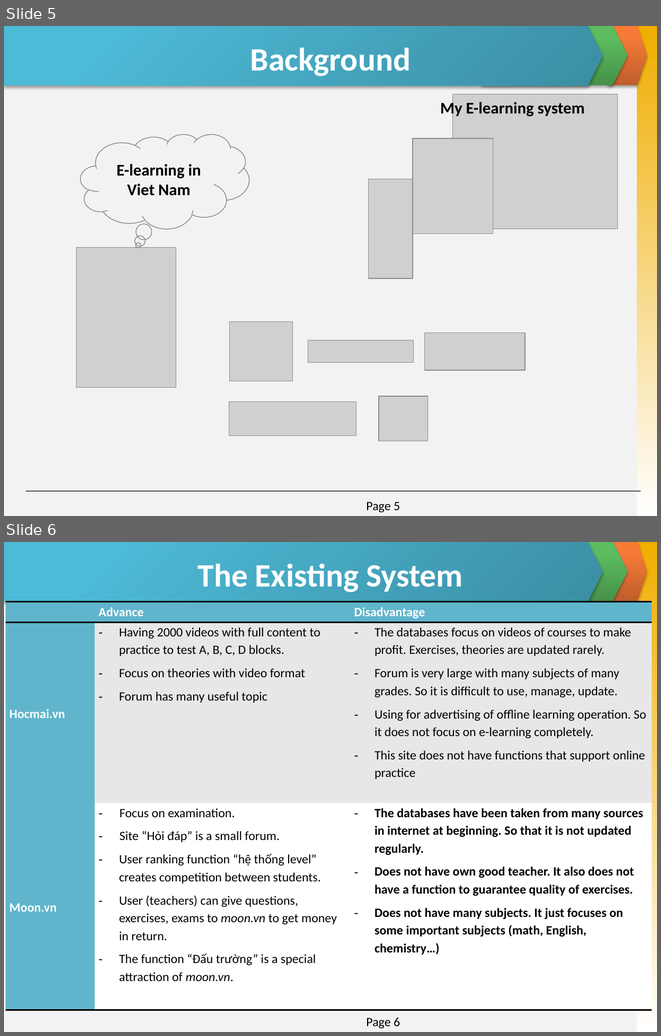
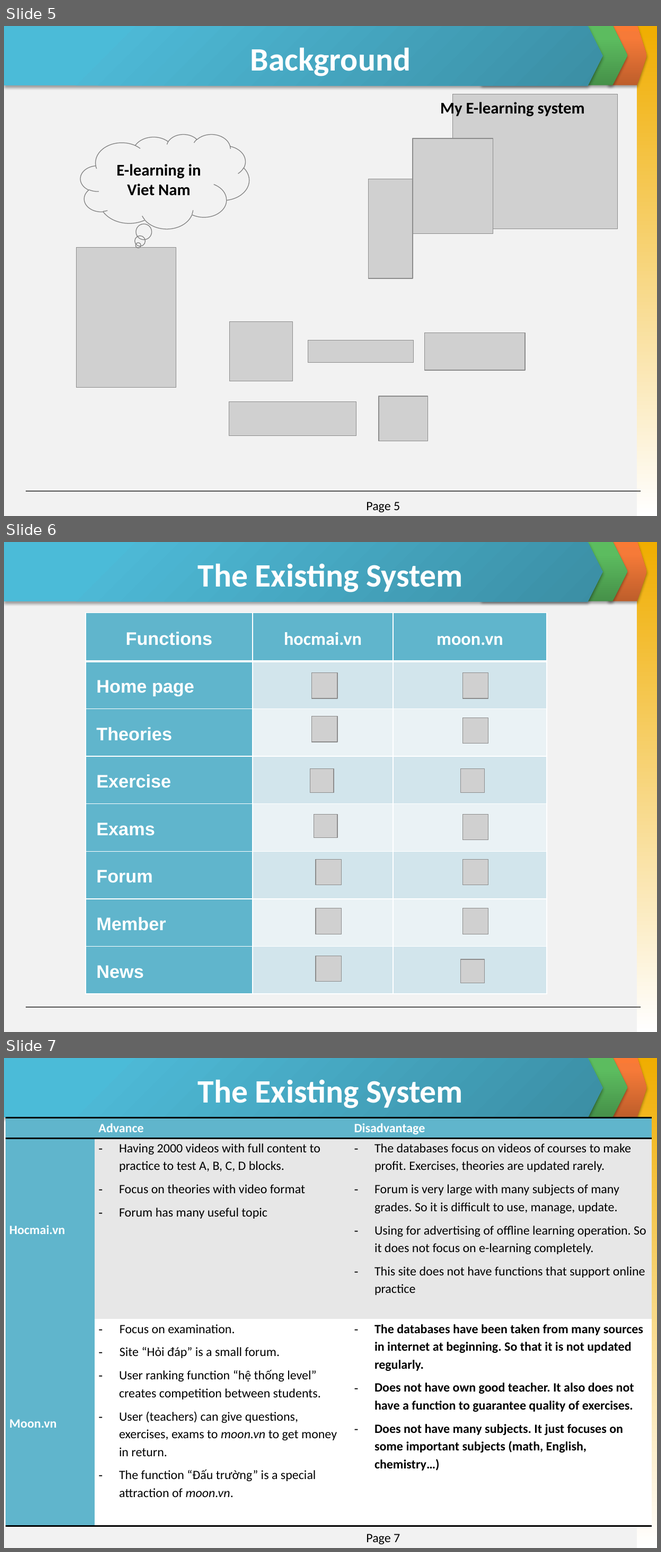
Before and after one commit to invisibleghost/e-learning-website, a slide deck: Document/Final report/Slide Present E-Learning.pptx. Shown one above the other, each under a label of ours: slides 5 and 6 before the commit, slides 5, 6 and 7 after it. The pictures are 661x1036 and 661x1552 pixels, drawn with LibreOffice and Linux fonts; fonts in the diff are those of the drawing; grey boxes stand for pictures. Boxes give left, top, right and bottom in pixels: in the first picture for what was removed or moved away, otherwise in the second. Text is boxed around its words. In the diff, an @@ line names an element or a change of style, - is before the commit and + after.

```diff
--- a/Document/Final report/Slide Present E-Learning.pptx
+++ b/Document/Final report/Slide Present E-Learning.pptx
@@ slide 6 added at [4,542,657,1032], background #F2F2F2; not listed: 5 template elements that a slide beside it also shows @@
@@ title added at [198,563,463,592], 36 pt, text #FFFFFF, bold @@
+The Existing System
@@ table added at [86,612,547,993], 8 rows, 3 columns @@
+Functions | hocmai.vn | moon.vn
+Home page |  | 
+Theories |  | 
+Exercise |  | 
+Exams |  | 
+Forum |  | 
+Member |  | 
+News |  | 
@@ picture added at [311,672,337,698] @@
@@ picture added at [462,672,488,698] @@
@@ picture added at [311,716,337,742] @@
@@ picture added at [462,717,488,743] @@
@@ picture added at [310,769,334,792] @@
@@ picture added at [460,769,484,792] @@
@@ picture added at [314,814,337,838] @@
@@ picture added at [462,814,488,840] @@
@@ picture added at [316,859,341,885] @@
@@ picture added at [462,859,488,885] @@
@@ picture added at [316,908,341,934] @@
@@ picture added at [462,908,488,934] @@
@@ picture added at [316,955,341,981] @@
@@ picture added at [460,959,484,983] @@
@@ what was slide 6 is now slide 7 @@
@@ page number at [366,1533,400,1544]: text changed @@
-Page 6
+Page 7
```
Also in this commit, not shown: 3 slides changed, 1 other slide added.
